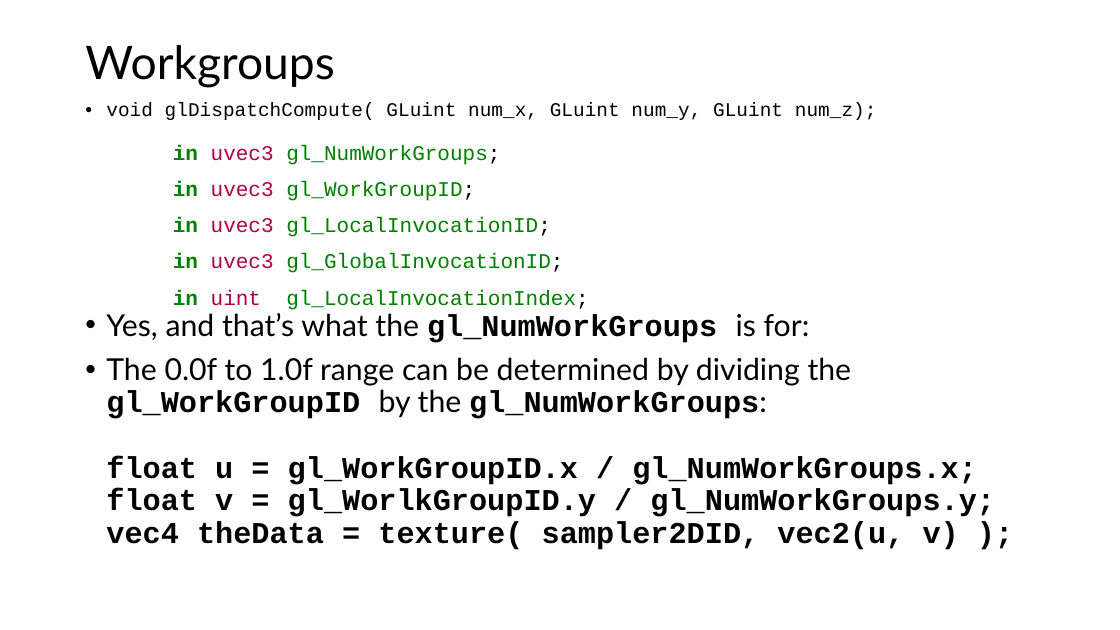
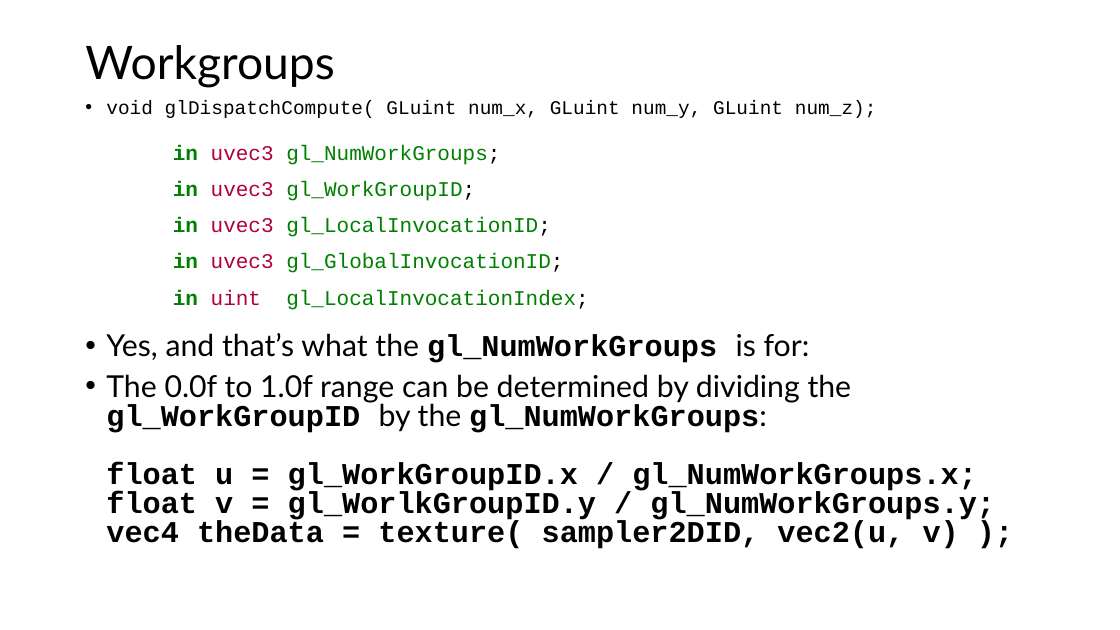
Before and after one commit to FeeneyCodes/GDP202324, a slide deck: slide 10 of 6023_Gems/D2D/W10_Compute (GPGPU)/GPGPU (OpenGL Compute) part 1.pptx. Drawn at 1120x630 pixels with LibreOffice and Linux fonts; fonts in the diff are those of the drawing. Boxes give left, top, right and bottom in pixels: in the first picture for what was removed or moved away, otherwise in the second. Text is boxed around its words. In the diff, an @@ line names an element or a change of style, - is before the commit and + after.

```diff
--- a/6023_Gems/D2D/W10_Compute (GPGPU)/GPGPU (OpenGL Compute) part 1.pptx
+++ b/6023_Gems/D2D/W10_Compute (GPGPU)/GPGPU (OpenGL Compute) part 1.pptx
@@ text "void glDispatchCompute( GLuint num_x, GLuint ..." at (106, 101, 995, 549): line spacing 0.9 to 0.8 @@
```
Also in this commit, not shown: 3 other slides changed, 7 slides added, 14 other files.
